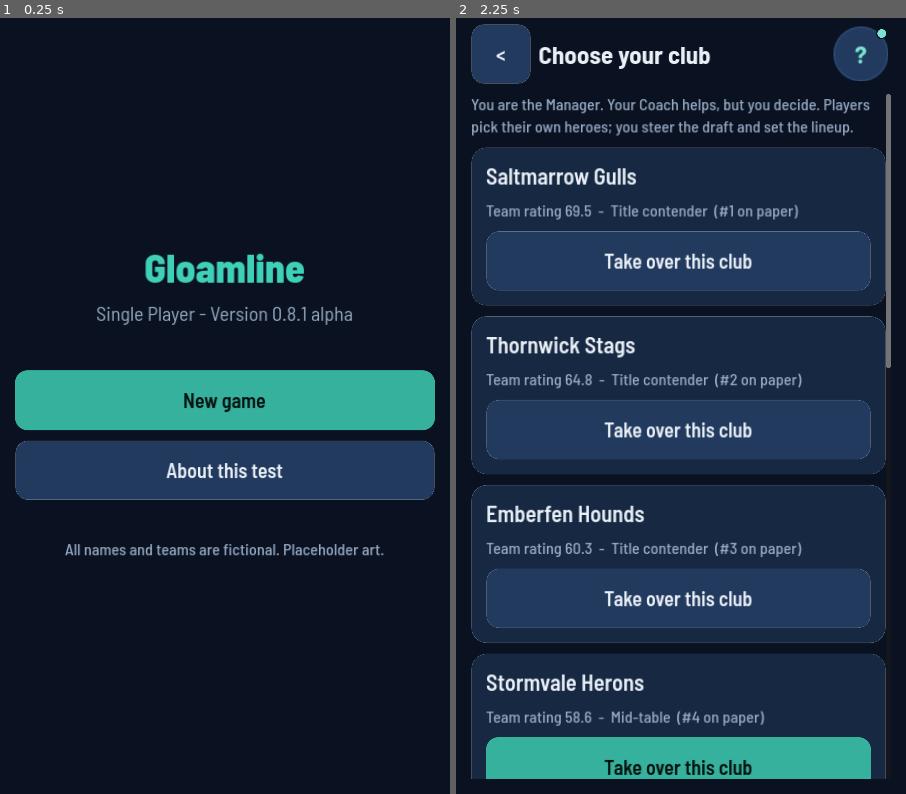
Above: before the commit, frames 1-2 (left to right).
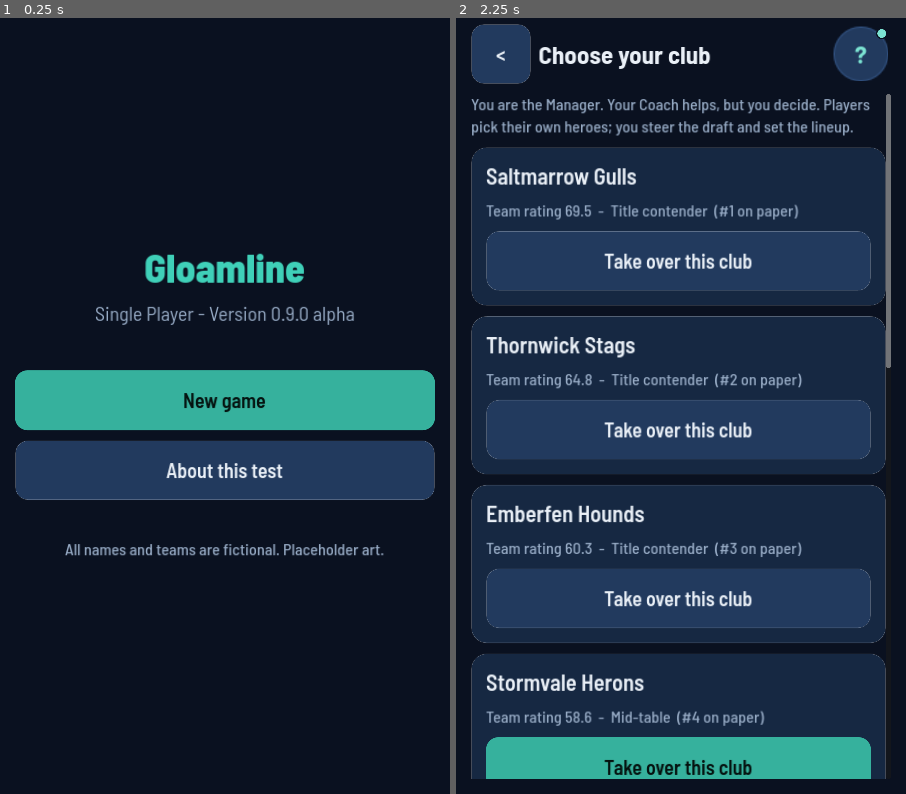
Above: after the commit, the same moments.

Repository: lowfuyi/MOBA-Manager-Dev
Game: Godot game, scene res://scenes/main.tscn
Two runs of this game, one before a commit and one after it. Both use one fixed random seed, a clock stepped at 60 frames per second and the inputs below.
Inputs:
- Up to frame 1 (0.25 s): no input
- Up to frame 2 (2.25 s): click "New game" at 0.5 s; click "<" at 1.25 s; click "New game" at 2 s

The runs differ from the first frame. In frame 1, 0.5% of the frame differs, in the area x 21-79%, y 37-40%; in frame 2, nothing differs.

Commit message:
0.9: Alpha 0.9 Exit hardening acceptance: version 0.9.0 (code 13), full check exit 0, 125-season soak, 864-picture matrix, exit checklist refreshed, tester pack, Founder exit to-do, APK (producer)
Co-Authored-By: Claude Opus 5.5 <noreply@anthropic.com>

Diff:
--- a/game/src/core/app.gd
+++ b/game/src/core/app.gd
@@ -1,7 +1,7 @@
 extends Node
 ## Autoload "App": shared game objects and screen navigation.
 
-const VERSION_LABEL := "0.8.1 alpha"
+const VERSION_LABEL := "0.9.0 alpha"
 const LARGE_SCALE := UI.LARGE_SCALE    # one number, kept in ui.gd with the other tokens
 const SETTINGS_PATH := "user://settings.cfg"
 
Not shown, changed: game/export_presets.cfg
Not shown, changed: company/DECISIONS.md
Not shown, changed: company/LEDGER.md
Not shown, added: docs/ALPHA-0.9-NOTES.md
Not shown, changed: docs/ALPHA-EXIT-CHECKLIST.md
Not shown, added: docs/ALPHA-EXIT-FOUNDER-TODO.md
Not shown, added: docs/TESTER-PACK.md
